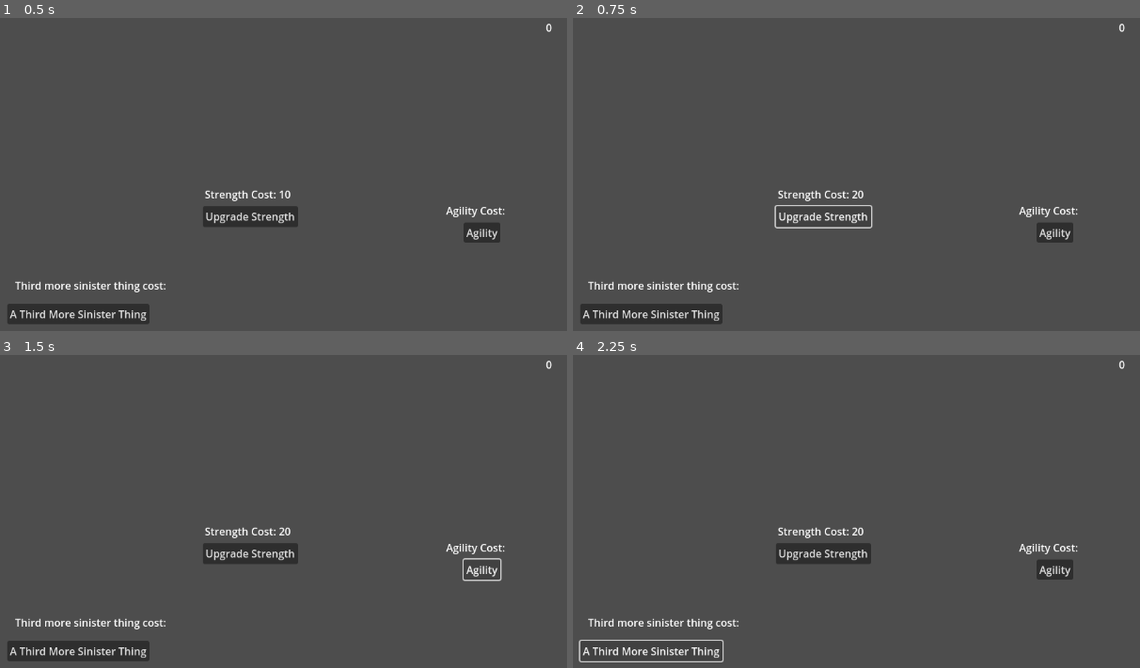
Above: before the commit, frames 1-4 (two rows, left to right).
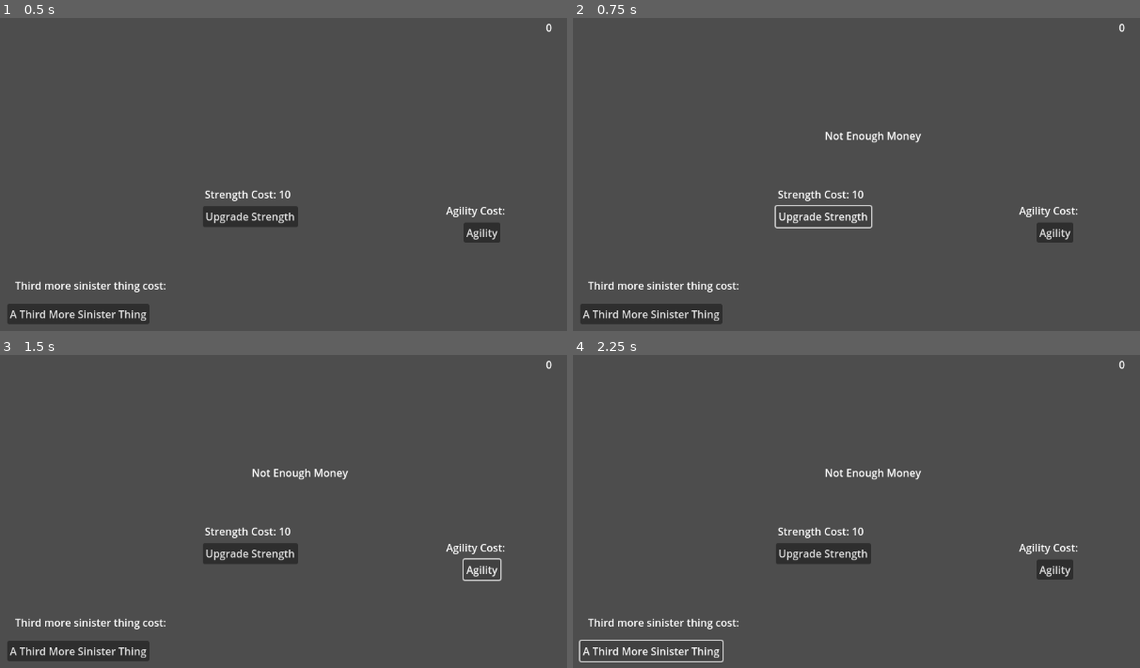
Above: after the commit, the same moments.

Repository: bhnord/LDJam56
Game: Godot game, scene res://scenes/GameManager.tscn
Same seed, same stepped clock (60 frames per second), same inputs: the game is played once before the commit and once after it.
Inputs:
- Up to frame 1 (0.5 s): no input
- Up to frame 2 (0.75 s): click "Upgrade Strength" at 0.5 s
- Up to frame 3 (1.5 s): click "Agility" at 1.25 s
- Up to frame 4 (2.25 s): click "A Third More Sinister Thing" at 2 s

Frame 1 is identical in both runs. In frame 2, 0.3% of the frame differs, in the area x 44-62%, y 36-58%; in frame 3, 0.3%; in frame 4, 0.3%.

Commit message:
Add error label

Diff:
--- a/scenes/Shop.tscn
+++ b/scenes/Shop.tscn
@@ -58,6 +58,12 @@
 text = "Third more sinister thing cost:
 "
 
+[node name="ErrorLabel" type="Label" parent="."]
+offset_left = 487.0
+offset_top = 208.0
+offset_right = 527.0
+offset_bottom = 231.0
+
 [connection signal="pressed" from="Strength" to="." method="_on_strength_pressed"]
 [connection signal="pressed" from="Agility" to="." method="_on_agility_pressed"]
 [connection signal="pressed" from="ThirdMoreSinisterThing" to="." method="_on_third_more_sinister_thing_pressed"]
--- a/scripts/shop.gd
+++ b/scripts/shop.gd
@@ -1,16 +1,20 @@
 extends Node2D
 
 func _ready() -> void:
-	$Strength/StrengthCost.text = "Strength Cost: " + str(update_cost(GameManager.strength))
+	$Strength/StrengthCost.text = "Strength Cost: " + str(get_upgrade_cost(GameManager.strength))
+	$Money.text = str(GameManager.money)
 
 func _on_strength_pressed() -> void:
-	GameManager.subtract_money(10 * GameManager.strength)
-	GameManager.strength += 1
-	update_label()
+	if GameManager.purchase_item(get_upgrade_cost(GameManager.strength)):
+		GameManager.strength += 1
+		update_label()
+	else:
+		$ErrorLabel.text = "Not Enough Money"
 
 func update_label() -> void:
 	$Money.text = str(GameManager.money)
-	$Strength/StrengthCost.text = "Strength Cost: " + str(update_cost(GameManager.strength))
+	$Strength/StrengthCost.text = "Strength Cost: " + str(get_upgrade_cost(GameManager.strength))
+	$ErrorLabel.text = ""
 
 func _on_third_more_sinister_thing_pressed() -> void:
 	pass # Replace with function body.
@@ -19,5 +23,5 @@
 func _on_agility_pressed() -> void:
 	pass # Replace with function body.
 
-func update_cost(level : int) -> int:
+func get_upgrade_cost(level : int) -> int:
 	return (level + 1) * 10
